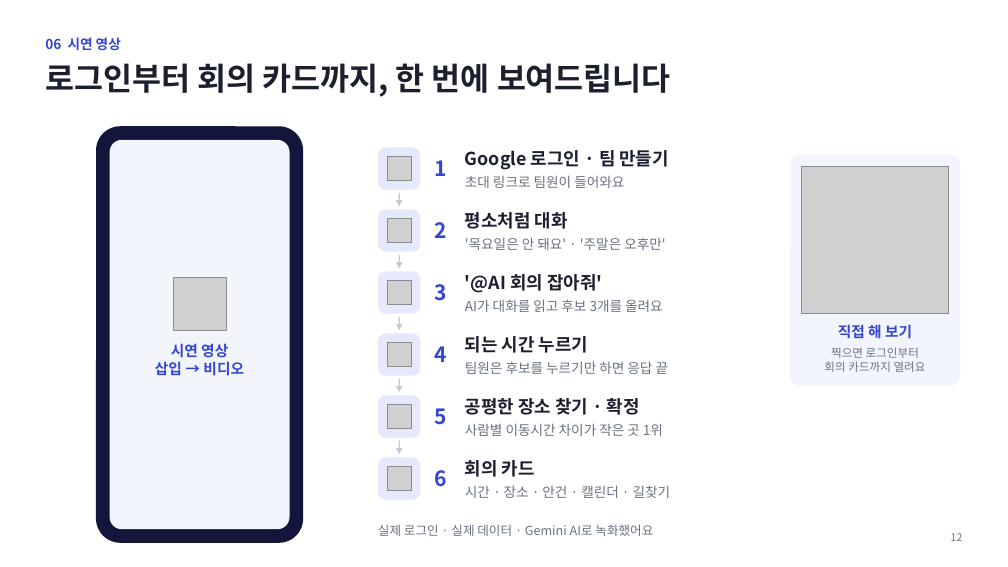
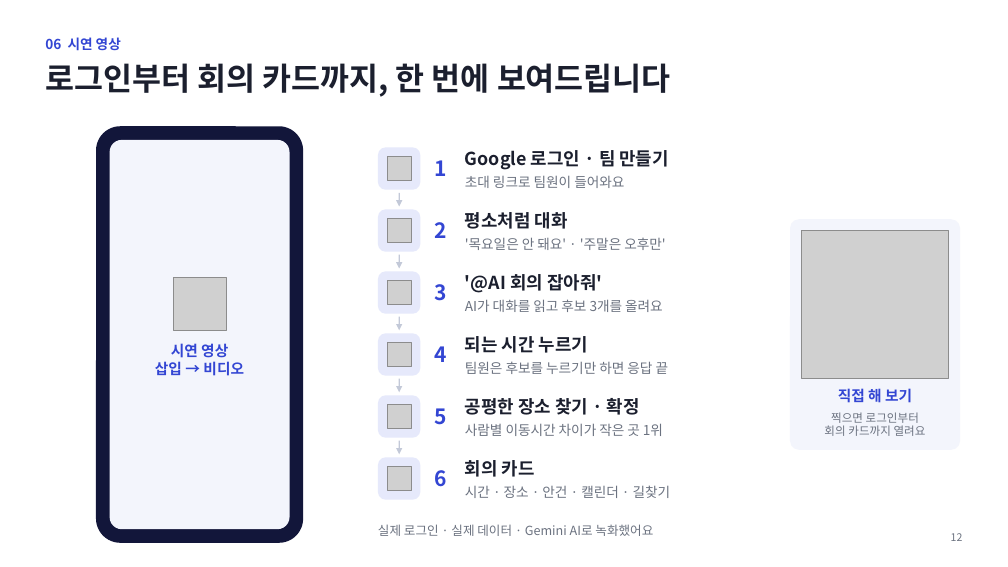
Before and after one commit to kccprogramming/syncle-web, a slide deck: slide 12 of docs/presentation/Syncle_발표.pptx. Drawn at 1008x567 pixels with LibreOffice and Linux fonts; fonts in the diff are those of the drawing; grey boxes stand for pictures. Boxes give left, top, right and bottom in pixels: in the first picture for what was removed or moved away, otherwise in the second. Text is boxed around its words. In the diff, an @@ line names an element or a change of style, - is before the commit and + after.

```diff
--- a/docs/presentation/Syncle_발표.pptx
+++ b/docs/presentation/Syncle_발표.pptx
@@ 2 texts, 1 picture, 1 rounded rectangle: place and size @@
-2 texts, 1 picture, 1 rounded rectangle at (790,155,960,386)
+2 texts, 1 picture, 1 rounded rectangle at (790,219,960,450)
```
Also in this commit, not shown: 6 other slides changed, 1 other file.
